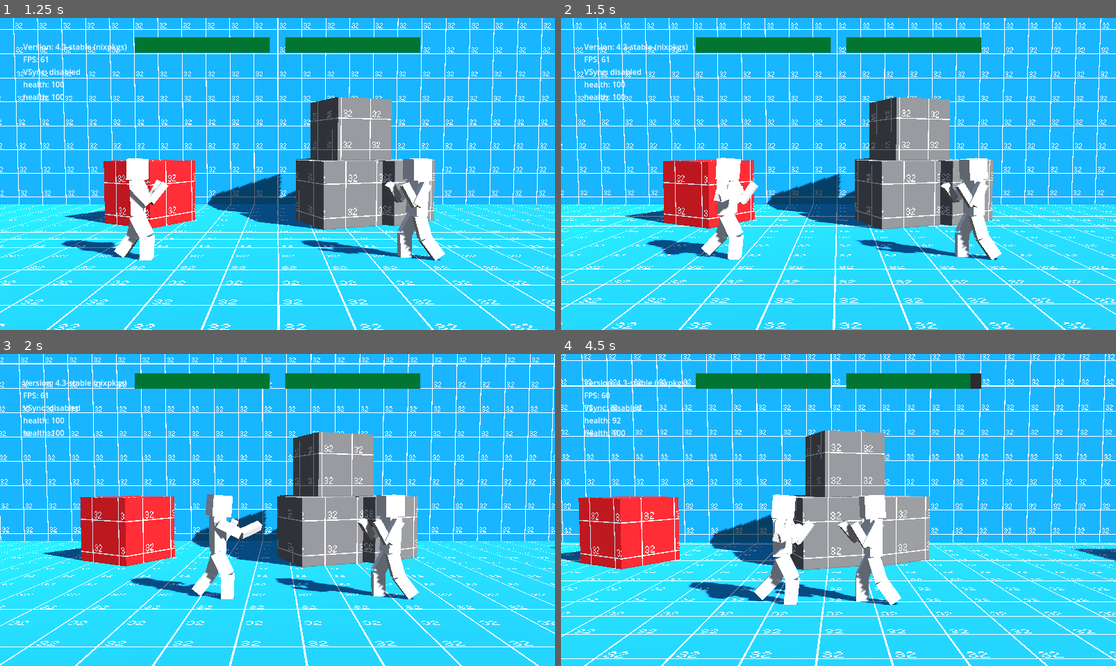
Above: before the commit, frames 1-4 (two rows, left to right).
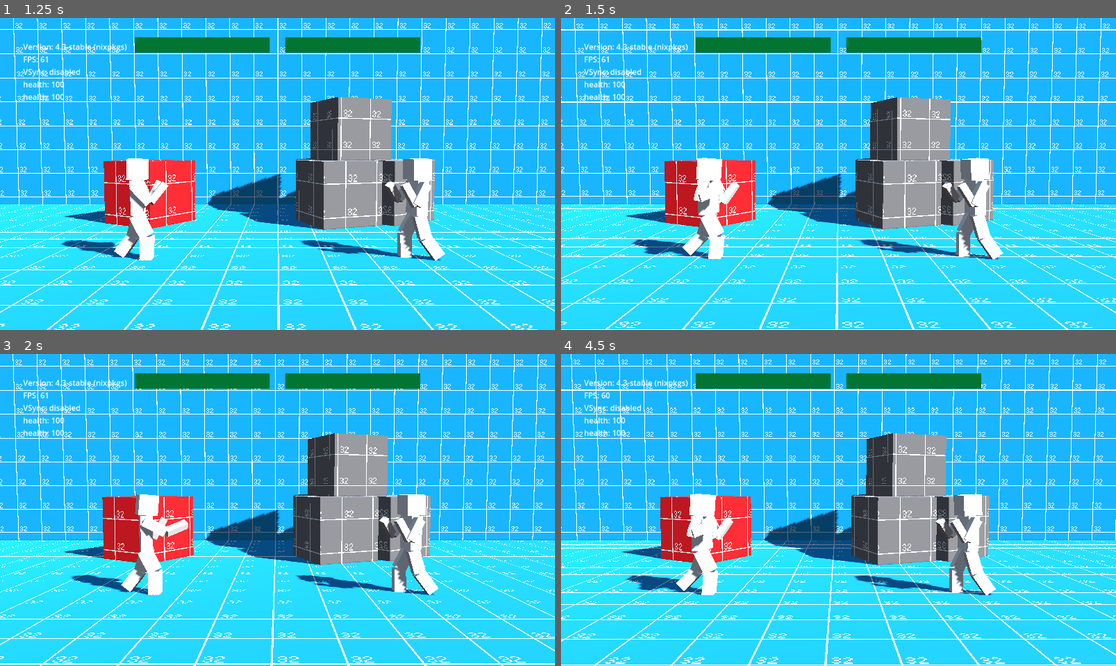
Above: after the commit, the same moments.

Repository: miklaskarjalainen/KioskKnockout
Game: Godot game, scene res://src/scenes/UI.tscn
Two runs of this game, one before a commit and one after it. Both use one fixed random seed, a clock stepped at 60 frames per second and the inputs below.
Inputs (mouse positions are in pixels of both pictures, inside the frame that each line leads up to):
- Up to frame 1 (1.25 s): click "Play" at 0.5 s
- Up to frame 2 (1.5 s): move the mouse to (960, 158) at 1.27 s; hold D (kb_right) from 1.28 s (still down); tap K (kb_normal_action) at 1.35 s; click (960, 158) at 1.42 s
- Up to frame 3 (2 s): keep holding D (kb_right); tap Space (kb_jump) at 1.52 s
- Up to frame 4 (4.5 s): release D (kb_right) at 2 s; drag from (727, 525) to (810, 572) at 2.02 s; move the mouse to (894, 441) at 2.77 s; hold D (kb_right) 2.78-3.5 s; tap K (kb_normal_action) at 2.85, 4.35 s; drag from (810, 572) to (672, 463) at 3.52 s; move the mouse to (1005, 556) at 4.27 s; hold A (kb_left) from 4.28 s (still down)

Frame 1 is identical in both runs. In frame 2, 15% of the frame differs, in the area x 0-100%, y 0-100%; in frame 3, 26%; in frame 4, 35%.

Commit message:
Disable inputs while action is being performed

Diff:
--- a/src/actors/Player.tscn
+++ b/src/actors/Player.tscn
@@ -33,9 +33,10 @@
 anim = NodePath("../player_model/AnimationPlayer")
 actions = NodePath("../ActionController")
 
-[node name="PlayerController" type="Node" parent="." node_paths=PackedStringArray("player")]
+[node name="PlayerController" type="Node" parent="." node_paths=PackedStringArray("player", "actions")]
 script = ExtResource("2_rcsg1")
 player = NodePath("..")
+actions = NodePath("../ActionController")
 
 [node name="HealthComponent" type="Node" parent="."]
 script = ExtResource("4_qrskp")
--- a/src/actors/PlayerController.gd
+++ b/src/actors/PlayerController.gd
@@ -5,6 +5,7 @@
 const JUMP_BUFFER_FRAMES := 4
 
 @export var player: Player = null
+@export var actions: ActionController = null
 
 @export var MoveSpeed: float = 3.4
 @export var JumpVelocity: float = 8.8
@@ -37,16 +38,22 @@
 		player.velocity.y += JumpHoldStr * delta
 
 func _physics_process(delta: float) -> void:
+	player.velocity.y -= GRAVITY * delta
 	if _jump_buffer > -1:
 		_jump_buffer -= 1
 
-	if Input.is_action_just_pressed(player.InputJump):
-		_jump_buffer = JUMP_BUFFER_FRAMES
+	player.velocity.x = 0.0
+	if not actions.is_performing_action():
+		if Input.is_action_just_pressed(player.InputJump):
+			_jump_buffer = JUMP_BUFFER_FRAMES
 
-	if is_grounded():
-		_ground_movement(delta)
-	else:
-		player.velocity.y -= GRAVITY * delta
-		_air_movement(delta)
+		if is_grounded():
+			_ground_movement(delta)
+		else:
+			_air_movement(delta)
 
 	player.move_and_slide()
+
+func _ready():
+	assert(player, "is null")
+	assert(actions, "is null")
